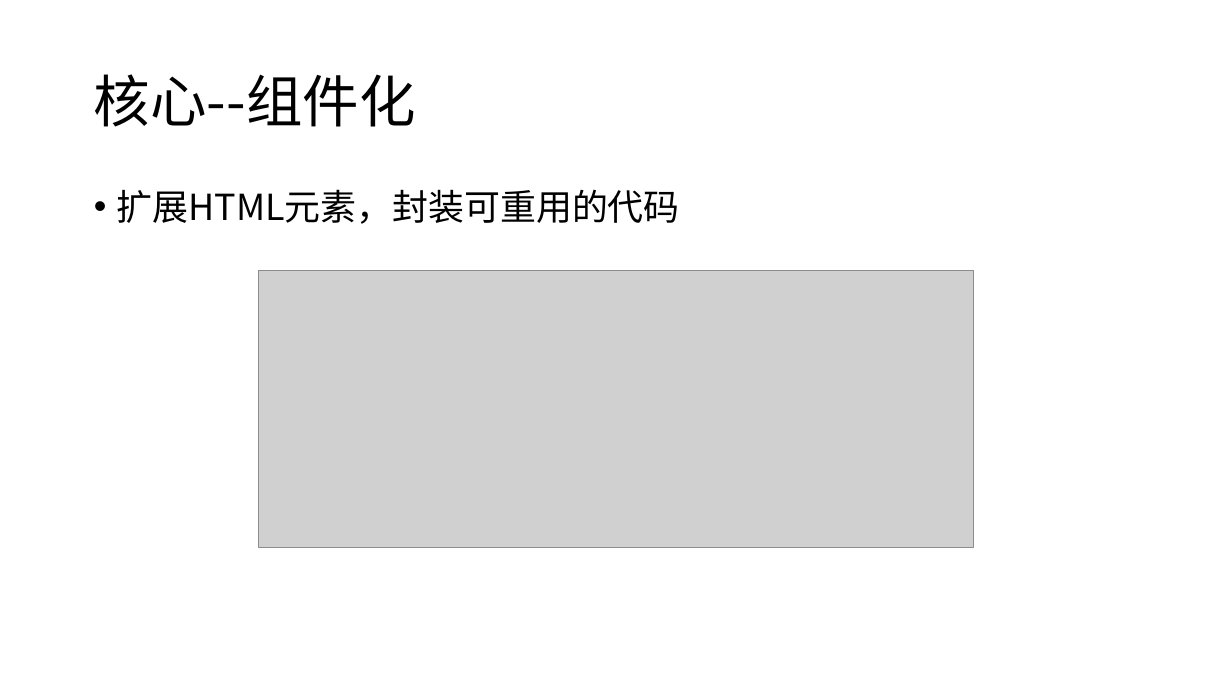
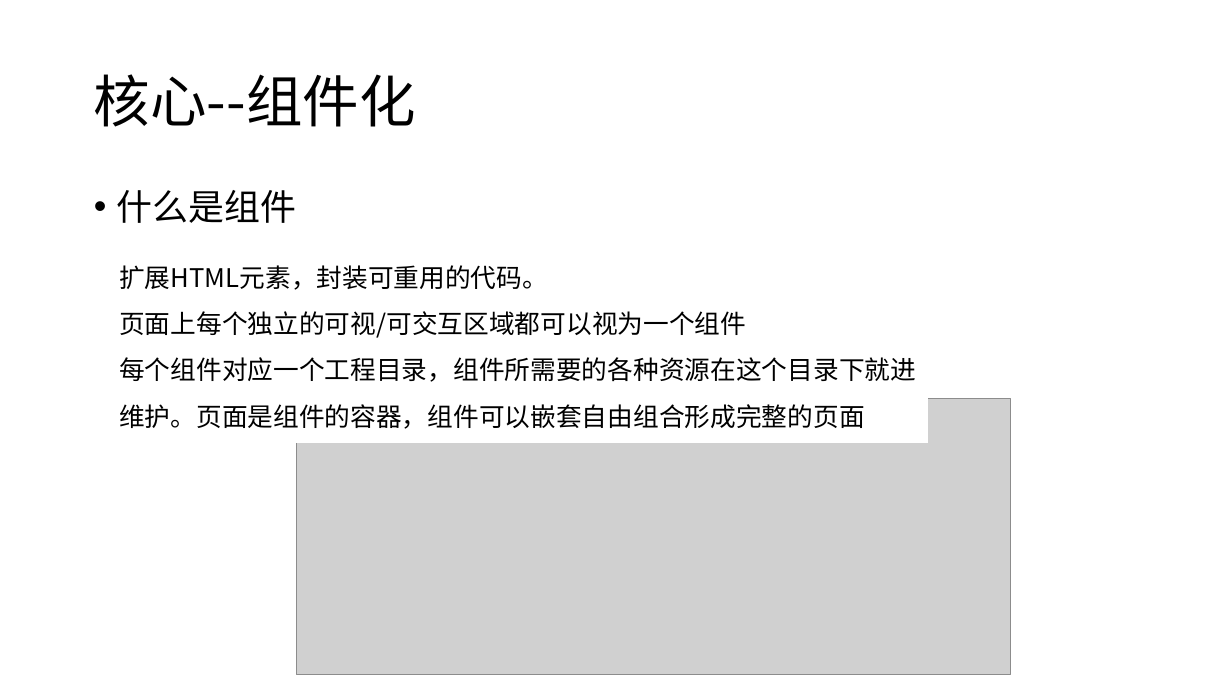
Before and after one commit to candisecandise/gitpractice, a slide deck: slide 22 of 前后端分离初探.pptx. Drawn at 1232x693 pixels with LibreOffice and Linux fonts; fonts in the diff are those of the drawing; grey boxes stand for pictures. Boxes give left, top, right and bottom in pixels: in the first picture for what was removed or moved away, otherwise in the second. Text is boxed around its words. In the diff, an @@ line names an element or a change of style, - is before the commit and + after.

```diff
--- a/前后端分离初探.pptx
+++ b/前后端分离初探.pptx
@@ text at [117, 190, 296, 223]: text changed @@
-• 扩展HTML元素，封装可重用的代码
+• 什么是组件
@@ text added at [119, 265, 916, 429], 20 pt, text #000000 @@
+扩展HTML元素，封装可重用的代码。
+页面上每个独立的可视/可交互区域都可以视为一个组件
+每个组件对应一个工程目录，组件所需要的各种资源在这个目录下就进维护。页面是组件的容器，组件可以嵌套自由组合形成完整的页面
@@ picture: place and size @@
-picture at [259, 271, 973, 547]
+picture at [297, 398, 1011, 675]
```
Also in this commit, not shown: 4 other slides changed, 15 other files.
